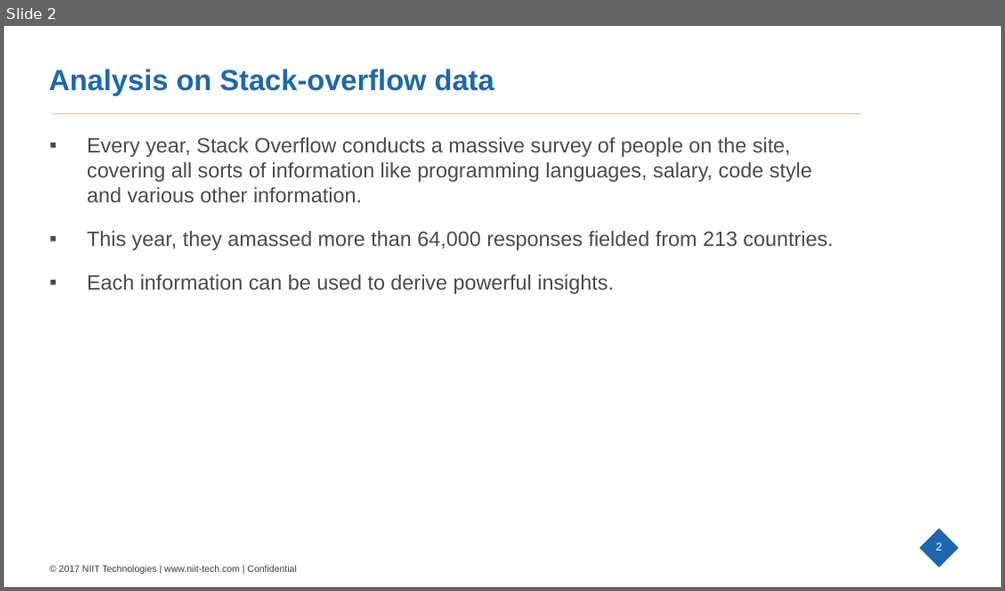
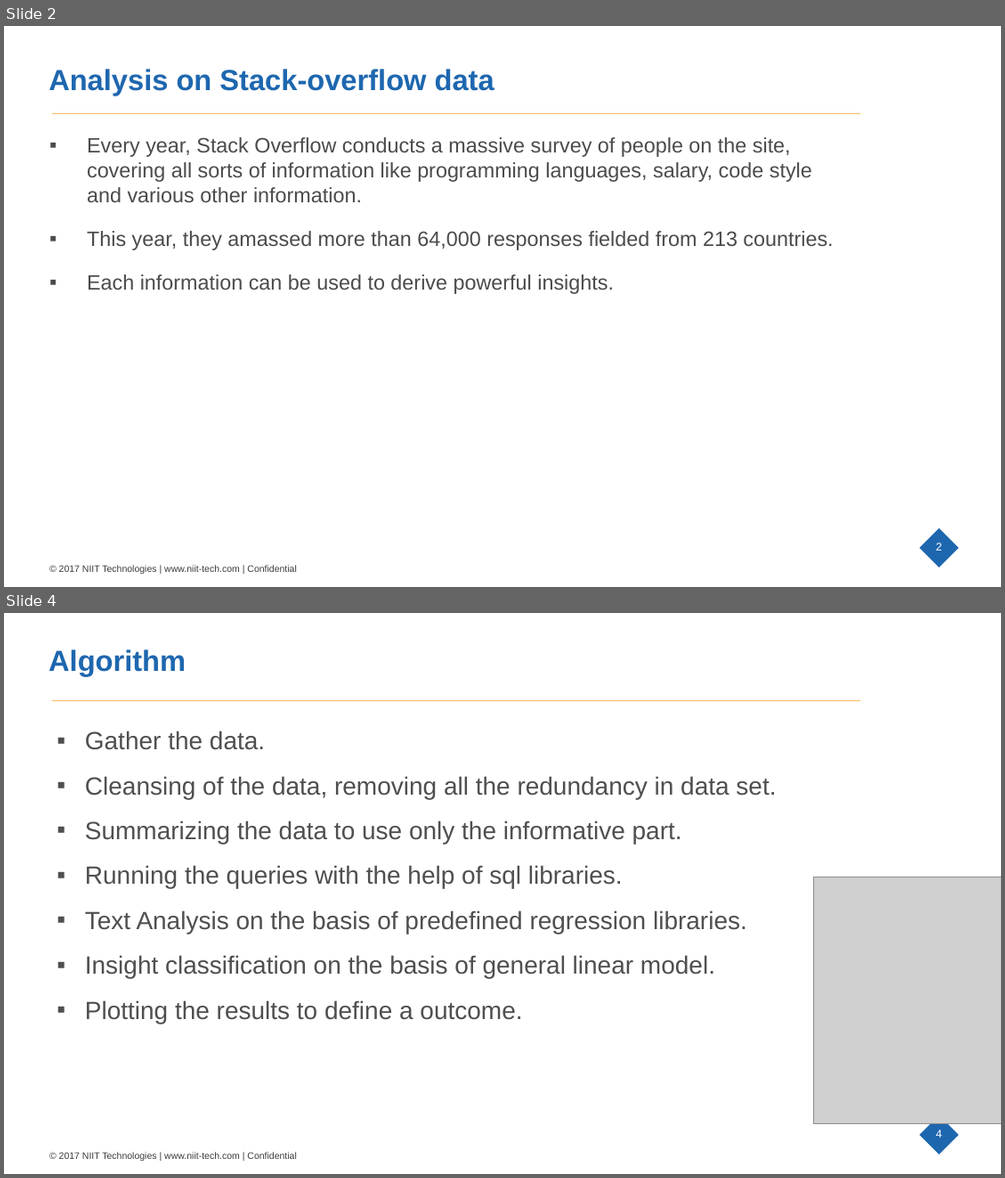
Before and after one commit to vibhortaneja/hackathon, a slide deck: stackoverflow.pptx. Shown one above the other, each under a label of ours: slide 2 before the commit, slides 2 and 4 after it; the slides between them are not shown. The pictures are 1005x591 and 1005x1178 pixels, drawn with LibreOffice and Linux fonts; fonts in the diff are those of the drawing; grey boxes stand for pictures; background and template pictures are left out. Boxes give left, top, right and bottom in pixels: in the first picture for what was removed or moved away, otherwise in the second. Text is boxed around its words. In the diff, an @@ line names an element or a change of style, - is before the commit and + after.

```diff
--- a/stackoverflow.pptx
+++ b/stackoverflow.pptx
@@ slide 4 added at box(4, 613, 1001, 1174), background #FFFFFF; not listed: 4 template elements that a slide beside it also shows @@
@@ text added at box(48, 649, 186, 676), 28 pt, text #1E67AF, bold @@
+Algorithm
@@ text added at box(85, 730, 776, 1023), 24 pt, text #4F4F4F @@
+▪ Gather the data.
+▪ Cleansing of the data, removing all the redundancy in data set.
+▪ Summarizing the data to use only the informative part.
+▪ Running the queries with the help of sql libraries.
+▪ Text Analysis on the basis of predefined regression libraries.
+▪ Insight classification on the basis of general linear model.
+▪ Plotting the results to define a outcome.
@@ picture added at box(813, 877, 1001, 1123) @@
```
Also in this commit, not shown: 2 slides changed, 3 other slides added, 5 slides removed.
